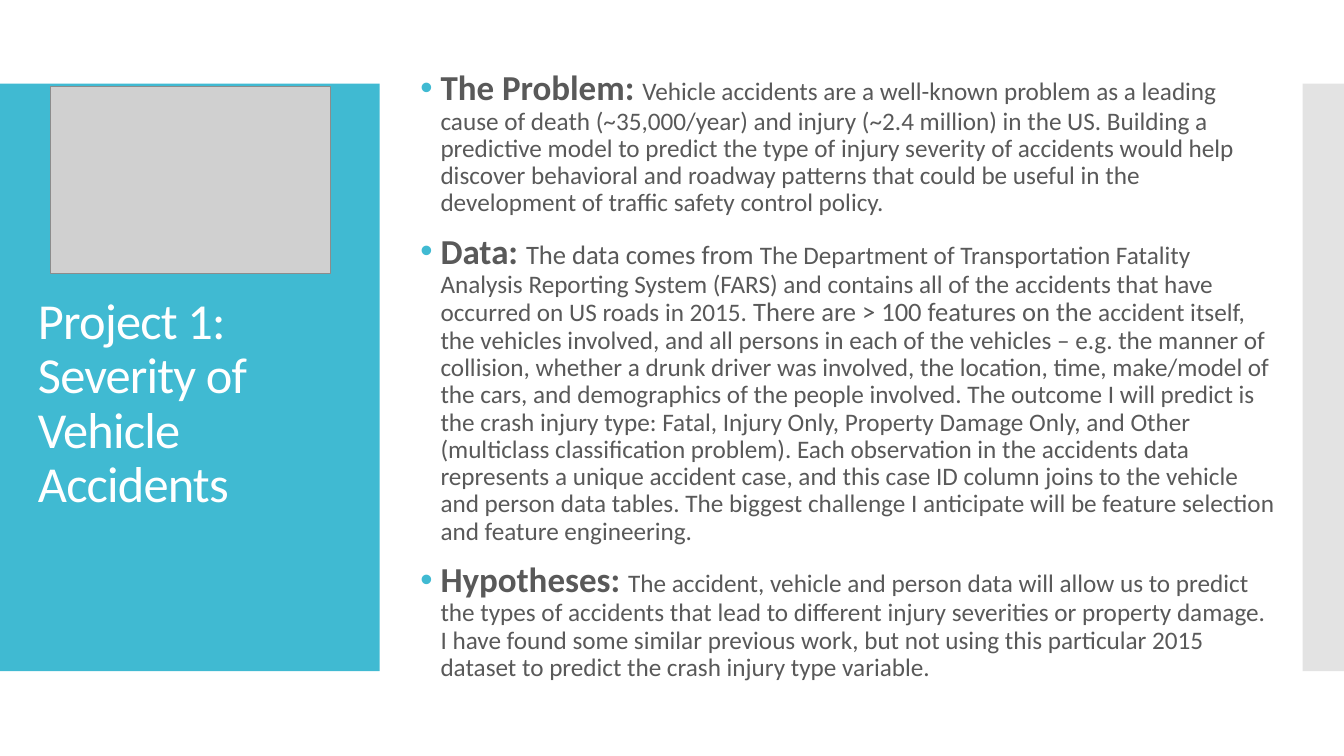
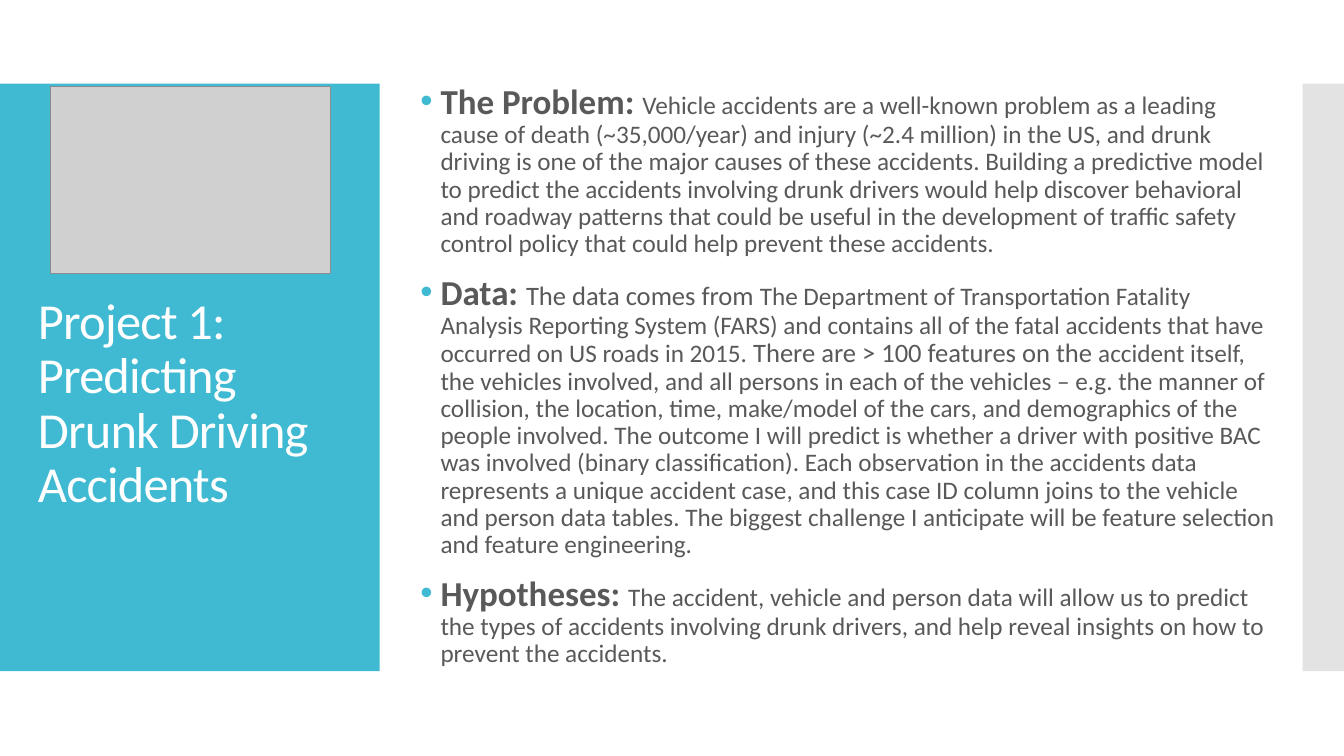
Before and after one commit to sierra073/DS-SF-31-sierra073, a slide deck: slide 2 of Final_Project/Final Project, Part 1.pptx. Drawn at 1344x756 pixels with LibreOffice and Linux fonts; fonts in the diff are those of the drawing; grey boxes stand for pictures. Boxes give left, top, right and bottom in pixels: in the first picture for what was removed or moved away, otherwise in the second. Text is boxed around its words. In the diff, an @@ line names an element or a change of style, - is before the commit and + after.

Commit message:
Edited ppt

```diff
--- a/Final_Project/Final Project, Part 1.pptx
+++ b/Final_Project/Final Project, Part 1.pptx
@@ text at <box>441,89,1274,666</box>: text changed @@
-• The Problem: Vehicle accidents are a well-known problem as a leading cause of death (~35,000/year) and injury (~2.4 million) in the US. Building a predictive model to predict the type of injury severity of accidents would help discover behavioral and roadway patterns that could be useful in the development of traffic safety control policy.
-• Data: The data comes from The Department of Transportation Fatality Analysis Reporting System (FARS) and contains all of the accidents that have occurred on US roads in 2015. There are > 100 features on the accident itself, the vehicles involved, and all persons in each of the vehicles – e.g. the manner of collision, whether a drunk driver was involved, the location, time, make/model of the cars, and demographics of the people involved. The outcome I will predict is the crash injury type: Fatal, Injury Only, Property Damage Only, and Other (multiclass classification problem). Each observation in the accidents data represents a unique accident case, and this case ID column joins to the vehicle and person data tables. The biggest challenge I anticipate will be feature selection and feature engineering.
-• Hypotheses: The accident, vehicle and person data will allow us to predict the types of accidents that lead to different injury severities or property damage. I have found some similar previous work, but not using this particular 2015 dataset to predict the crash injury type variable.
+• The Problem: Vehicle accidents are a well-known problem as a leading cause of death (~35,000/year) and injury (~2.4 million) in the US, and drunk driving is one of the major causes of these accidents. Building a predictive model to predict the accidents involving drunk drivers would help discover behavioral and roadway patterns that could be useful in the development of traffic safety control policy that could help prevent these accidents.
+• Data: The data comes from The Department of Transportation Fatality Analysis Reporting System (FARS) and contains all of the fatal accidents that have occurred on US roads in 2015. There are > 100 features on the accident itself, the vehicles involved, and all persons in each of the vehicles – e.g. the manner of collision, the location, time, make/model of the cars, and demographics of the people involved. The outcome I will predict is whether a driver with positive BAC was involved (binary classification). Each observation in the accidents data represents a unique accident case, and this case ID column joins to the vehicle and person data tables. The biggest challenge I anticipate will be feature selection and feature engineering.
+• Hypotheses: The accident, vehicle and person data will allow us to predict the types of accidents involving drunk drivers, and help reveal insights on how to prevent the accidents.
@@ title at <box>38,304,309,503</box>: text changed @@
-Project 1: Severity of Vehicle Accidents
+Project 1: Predicting Drunk Driving Accidents
```
